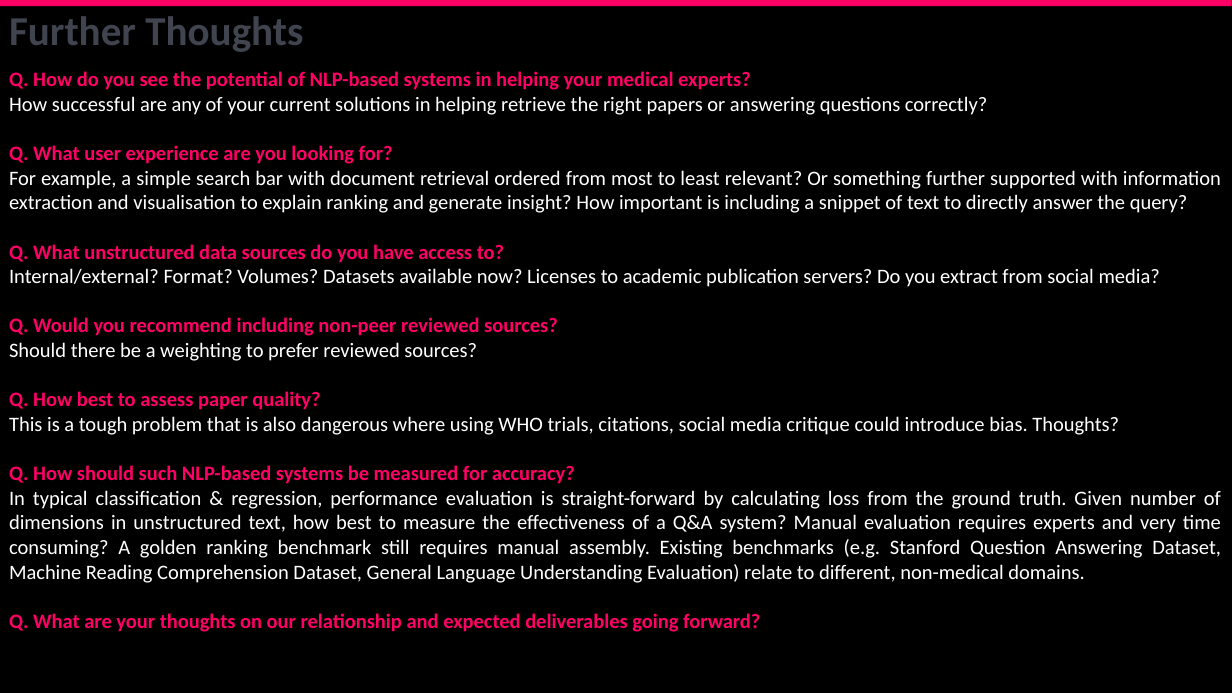
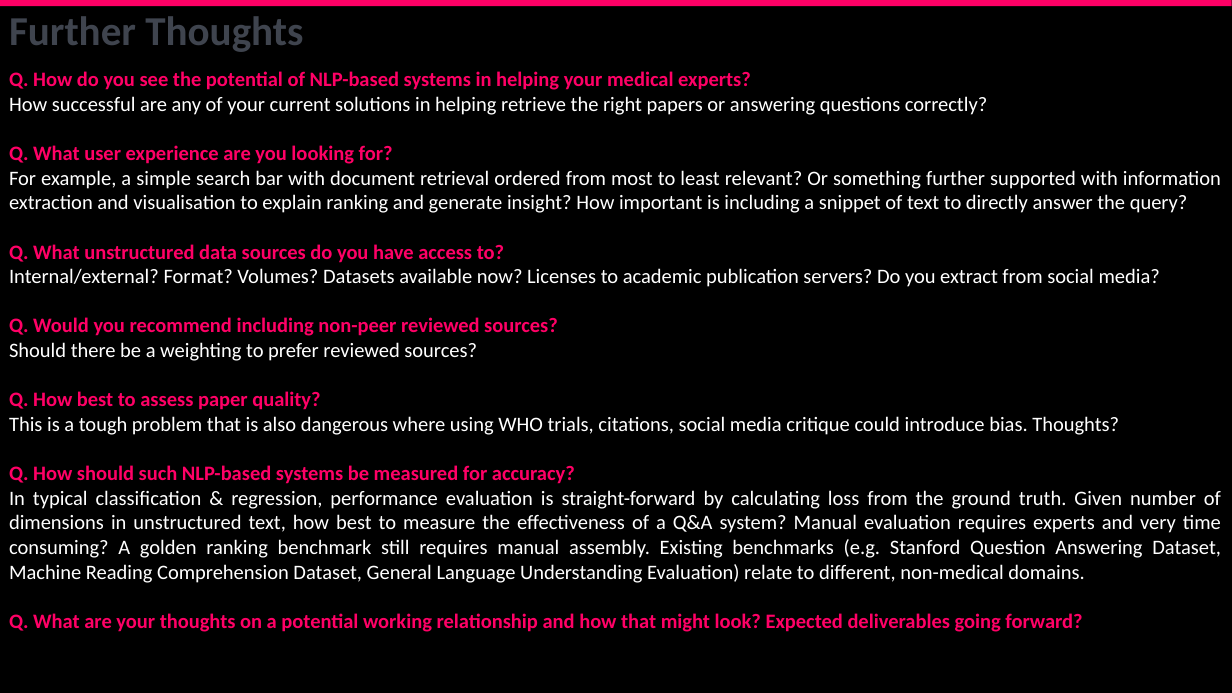
Before and after one commit to corticalstack/corticalstack.github.io, a slide deck: slide 8 of docs/project/Jon-Paul Boyd Masters Thesis Project Presentation COVID19 Research Cockpit - supplement.pptx. Drawn at 1232x693 pixels with LibreOffice and Linux fonts; fonts in the diff are those of the drawing. Boxes give left, top, right and bottom in pixels: in the first picture for what was removed or moved away, otherwise in the second. Text is boxed around its words. In the diff, an @@ line names an element or a change of style, - is before the commit and + after.

Commit message:
Project presentation supplement update

```diff
--- a/docs/project/Jon-Paul Boyd Masters Thesis Project Presentation COVID19 Research Cockpit - supplement.pptx
+++ b/docs/project/Jon-Paul Boyd Masters Thesis Project Presentation COVID19 Research Cockpit - supplement.pptx
@@ text at [9, 613, 1082, 632]: text changed @@
-Q. What are your thoughts on our relationship and expected deliverables going forward?
+Q. What are your thoughts on a potential working relationship and how that might look? Expected deliverables going forward?
```
Also in this commit, not shown: 1 other file.
